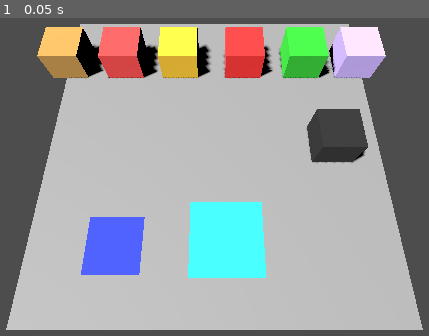
Above: before the commit, frame 1.
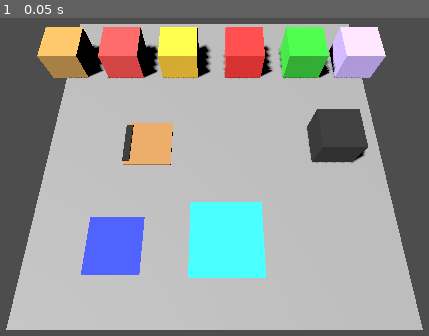
Above: after the commit, the same moment.

Repository: arthur-mdn/Godot-Burger-Maker
Game: Godot game, scene res://Scenes/main.tscn
The game is run twice, just before and just after one commit, with the same random seed, the same clock (stepped at 60 frames per second) and the same inputs.
Inputs:
- Up to frame 1 (0.05 s): no input

The runs differ from the first frame. In frame 1, 1.5% of the frame differs, in the area x 28-41%, y 33-47%.

Commit message:
Add CuttingBoard logic

Diff:
--- /dev/null
+++ b/Scenes/CuttingBoard.tscn
@@ -0,0 +1,44 @@
+[gd_scene format=3 uid="uid://c2cnq2dxoljcq"]
+
+[ext_resource type="Script" uid="uid://chbwmx0ia2scw" path="res://Scripts/cutting_board.gd" id="1_cb"]
+
+[sub_resource type="BoxMesh" id="BoxMesh_board"]
+size = Vector3(1.4, 0.08, 1.4)
+
+[sub_resource type="StandardMaterial3D" id="Mat_board"]
+albedo_color = Color(0.72, 0.52, 0.3, 1)
+
+[sub_resource type="BoxMesh" id="BoxMesh_bg"]
+size = Vector3(1.2, 0.05, 0.2)
+
+[sub_resource type="StandardMaterial3D" id="Mat_bg"]
+albedo_color = Color(0.15, 0.15, 0.15, 1)
+
+[sub_resource type="BoxMesh" id="BoxMesh_progress"]
+size = Vector3(1.2, 0.06, 0.16)
+
+[sub_resource type="BoxShape3D" id="BoxShape3D_cb"]
+size = Vector3(1.4, 0.6, 1.4)
+
+[node name="CuttingBoard" type="Node3D" unique_id=822569675]
+script = ExtResource("1_cb")
+
+[node name="MeshInstance3D" type="MeshInstance3D" parent="." unique_id=1180065681]
+transform = Transform3D(1, 0, 0, 0, 1, 0, 0, 0, 1, 0, 0.01, 0)
+mesh = SubResource("BoxMesh_board")
+surface_material_override/0 = SubResource("Mat_board")
+
+[node name="ProgressBg" type="MeshInstance3D" parent="." unique_id=1176819350]
+transform = Transform3D(1, 0, 0, 0, 1, 0, 0, 0, 1, 0, 0.1, 0.62)
+mesh = SubResource("BoxMesh_bg")
+surface_material_override/0 = SubResource("Mat_bg")
+
+[node name="ProgressMesh" type="MeshInstance3D" parent="." unique_id=1364088601]
+transform = Transform3D(0.01, 0, 0, 0, 1, 0, 0, 0, 1, -0.595, 0.11, 0.62)
+mesh = SubResource("BoxMesh_progress")
+
+[node name="StaticBody3D" type="StaticBody3D" parent="." unique_id=663132478]
+transform = Transform3D(1, 0, 0, 0, 1, 0, 0, 0, 1, 0, 0.3, 0)
+
+[node name="CollisionShape3D" type="CollisionShape3D" parent="StaticBody3D" unique_id=1358983493]
+shape = SubResource("BoxShape3D_cb")
--- a/Scenes/Dispenser.tscn
+++ b/Scenes/Dispenser.tscn
@@ -1,26 +1,26 @@
-[gd_scene format=3]
+[gd_scene format=3 uid="uid://dsgpxemmoc601"]
 
-[ext_resource type="Script" path="res://Scripts/dispenser.gd" id="1_dspnr"]
+[ext_resource type="Script" uid="uid://m1rrap4r7plt" path="res://Scripts/dispenser.gd" id="1_dspnr"]
 
 [sub_resource type="BoxMesh" id="BoxMesh_dspnr"]
-size = Vector3(1.2, 1.0, 1.2)
+size = Vector3(1.2, 1, 1.2)
 
 [sub_resource type="StandardMaterial3D" id="Material_dspnr"]
 albedo_color = Color(0.5, 0.5, 0.5, 1)
 
 [sub_resource type="BoxShape3D" id="BoxShape3D_area"]
-size = Vector3(1.2, 1.0, 1.2)
+size = Vector3(1.2, 1, 1.2)
 
-[node name="Dispenser" type="Node3D"]
+[node name="Dispenser" type="Node3D" unique_id=700602885]
 script = ExtResource("1_dspnr")
 
-[node name="MeshInstance3D" type="MeshInstance3D" parent="."]
+[node name="MeshInstance3D" type="MeshInstance3D" parent="." unique_id=291683079]
 transform = Transform3D(1, 0, 0, 0, 1, 0, 0, 0, 1, 0, 0.5, 0)
 mesh = SubResource("BoxMesh_dspnr")
 surface_material_override/0 = SubResource("Material_dspnr")
 
-[node name="Area3D" type="Area3D" parent="."]
+[node name="Area3D" type="Area3D" parent="." unique_id=1164181864]
 transform = Transform3D(1, 0, 0, 0, 1, 0, 0, 0, 1, 0, 0.5, 0)
 
-[node name="CollisionShape3D" type="CollisionShape3D" parent="Area3D"]
+[node name="CollisionShape3D" type="CollisionShape3D" parent="Area3D" unique_id=1810080064]
 shape = SubResource("BoxShape3D_area")
--- a/Scenes/main.tscn
+++ b/Scenes/main.tscn
@@ -5,6 +5,7 @@
 [ext_resource type="PackedScene" uid="uid://bwgai41orblj" path="res://Scenes/CookingStation.tscn" id="4_jjvhh"]
 [ext_resource type="PackedScene" path="res://Scenes/Dispenser.tscn" id="5_kry3j"]
 [ext_resource type="PackedScene" path="res://Scenes/Trash.tscn" id="6_trash"]
+[ext_resource type="PackedScene" path="res://Scenes/CuttingBoard.tscn" id="7_cb"]
 
 [sub_resource type="PlaneMesh" id="PlaneMesh_7u77a"]
 size = Vector2(10, 10)
@@ -57,5 +58,8 @@
 transform = Transform3D(1, 0, 0, 0, 1, 0, 0, 0, 1, -3.1184683, 0, -4.6752715)
 item_type = 5
 
-[node name="Trash" parent="." unique_id=1629804457 instance=ExtResource("6_trash")]
+[node name="Trash" parent="." instance=ExtResource("6_trash")]
 transform = Transform3D(1, 0, 0, 0, 1, 0, 0, 0, 1, 0, 0, -3.5)
+
+[node name="CuttingBoard" parent="." instance=ExtResource("7_cb")]
+transform = Transform3D(1, 0, 0, 0, 1, 0, 0, 0, 1, 0, 0, 2.0)
--- /dev/null
+++ b/Scripts/cutting_board.gd
@@ -0,0 +1,68 @@
+extends Node3D
+
+const CHOP_DURATION: float = 3.0
+
+var current_item = null
+var chop_progress: float = 0.0
+var is_chopping: bool = false
+
+@onready var progress_mesh: MeshInstance3D = $ProgressMesh
+
+func place_item(item) -> bool:
+	if current_item != null:
+		return false
+
+	if item.type != item.ItemType.TOMATO and item.type != item.ItemType.ONION:
+		print("PLANCHE : uniquement TOMATE ou OIGNON")
+		return false
+
+	if item.is_chopped:
+		print("PLANCHE : déjà coupé")
+		return false
+
+	current_item = item
+	item.current_slot = self
+	item.global_position = global_position + Vector3(0, 0.3, 0)
+
+	chop_progress = 0.0
+	is_chopping = true
+	_update_progress_bar(0.0)
+	return true
+
+func _process(delta: float):
+	if not is_chopping or current_item == null:
+		return
+
+	chop_progress = minf(chop_progress + delta / CHOP_DURATION, 1.0)
+	_update_progress_bar(chop_progress)
+
+	if chop_progress >= 1.0:
+		is_chopping = false
+		current_item.is_chopped = true
+		current_item.rebuild_visual()
+		print("✂️ COUPÉ !")
+
+func _update_progress_bar(pct: float):
+	if not is_instance_valid(progress_mesh):
+		return
+	# La barre fait 1.2 d'unité de large (BoxMesh size.x).
+	# Le fond (ProgressBg) va de -0.6 à +0.6 en X local.
+	# On scale depuis le centre → on compense la position pour ancrer à gauche.
+	var half_width := 0.6  # moitié de la taille du BoxMesh (1.2 / 2)
+	var p := maxf(pct, 0.01)
+	progress_mesh.scale.x = p
+	progress_mesh.position.x = -half_width + half_width * p
+	var mat = StandardMaterial3D.new()
+	mat.albedo_color = Color(1.0 - pct, pct, 0.0)
+	progress_mesh.material_override = mat
+
+func remove_item():
+	is_chopping = false
+	chop_progress = 0.0
+	_update_progress_bar(0.0)
+
+	if current_item:
+		current_item.current_slot = null
+	var item = current_item
+	current_item = null
+	return item
--- a/Scripts/item.gd
+++ b/Scripts/item.gd
@@ -15,6 +15,7 @@
 var cook_state = CookState.NONE
 var visual_cook_state = CookState.NONE
 var cooking_id = 0
+var is_chopped: bool = false
 
 func _ready():
 	add_to_group("item")
@@ -32,7 +33,6 @@
 		emit_signal("clicked", self)
 
 func can_merge(other) -> bool:
-	# Un burger complet ne peut plus recevoir d'ingrédient
 	if is_complete():
 		return false
 
@@ -40,19 +40,24 @@
 
 	match last:
 		ItemType.BUN:
-			# BUN du bas (seul) → accepte uniquement un steak cuit
 			if stack.size() == 1:
 				return other.type == ItemType.STEAK and other.cook_state == CookState.COOKED
-			# BUN de fermeture → rien à ajouter
 			return false
 
 		ItemType.STEAK:
-			# Après le steak : toppings ou BUN de fermeture, pas de second steak
-			return other.type != ItemType.STEAK
+			if other.type == ItemType.STEAK:
+				return false
+			# TOMATO et ONION doivent être coupés
+			if other.type == ItemType.TOMATO or other.type == ItemType.ONION:
+				return other.is_chopped
+			return true
 
 		ItemType.CHEESE, ItemType.TOMATO, ItemType.SALAD, ItemType.ONION:
-			# Après un topping : autre topping ou BUN de fermeture, pas de steak
-			return other.type != ItemType.STEAK
+			if other.type == ItemType.STEAK:
+				return false
+			if other.type == ItemType.TOMATO or other.type == ItemType.ONION:
+				return other.is_chopped
+			return true
 
 	return false
 
@@ -85,7 +90,7 @@
 				mesh.scale = Vector3(0.9, 0.2, 0.9)
 				match visual_cook_state:
 					CookState.RAW:     mesh.material_override = _mat(Color(1.0, 0.3, 0.3))
-					CookState.COOKING: mesh.material_override = _mat(Color(0.9, 0.25, 0.05)) # orange
+					CookState.COOKING: mesh.material_override = _mat(Color(0.9, 0.25, 0.05))
 					CookState.COOKED:  mesh.material_override = _mat(Color(0.4, 0.2, 0.1))
 					CookState.BURNT:   mesh.material_override = _mat(Color(0.1, 0.1, 0.1))
 
@@ -96,8 +101,9 @@
 
 			ItemType.TOMATO:
 				mesh.mesh = BoxMesh.new()
-				mesh.scale = Vector3(0.9, 0.1, 0.9)
-				mesh.material_override = _mat(Color(1.0, 0.2, 0.2))
+				# Coupée : plus mince et rouge vif
+				mesh.scale = Vector3(0.9, 0.06 if is_chopped else 0.12, 0.9)
+				mesh.material_override = _mat(Color(1.0, 0.1, 0.1) if is_chopped else Color(1.0, 0.2, 0.2))
 
 			ItemType.SALAD:
 				mesh.mesh = BoxMesh.new()
@@ -106,8 +112,9 @@
 
 			ItemType.ONION:
 				mesh.mesh = BoxMesh.new()
-				mesh.scale = Vector3(0.9, 0.08, 0.9)
-				mesh.material_override = _mat(Color(0.8, 0.7, 1.0))
+				# Coupé : plus mince et violet plus vif
+				mesh.scale = Vector3(0.9, 0.04 if is_chopped else 0.08, 0.9)
+				mesh.material_override = _mat(Color(0.95, 0.85, 1.0) if is_chopped else Color(0.8, 0.7, 1.0))
 
 		mesh.position.y = height
 		height += mesh.scale.y
Not shown, added: Scripts/cutting_board.gd.uid
